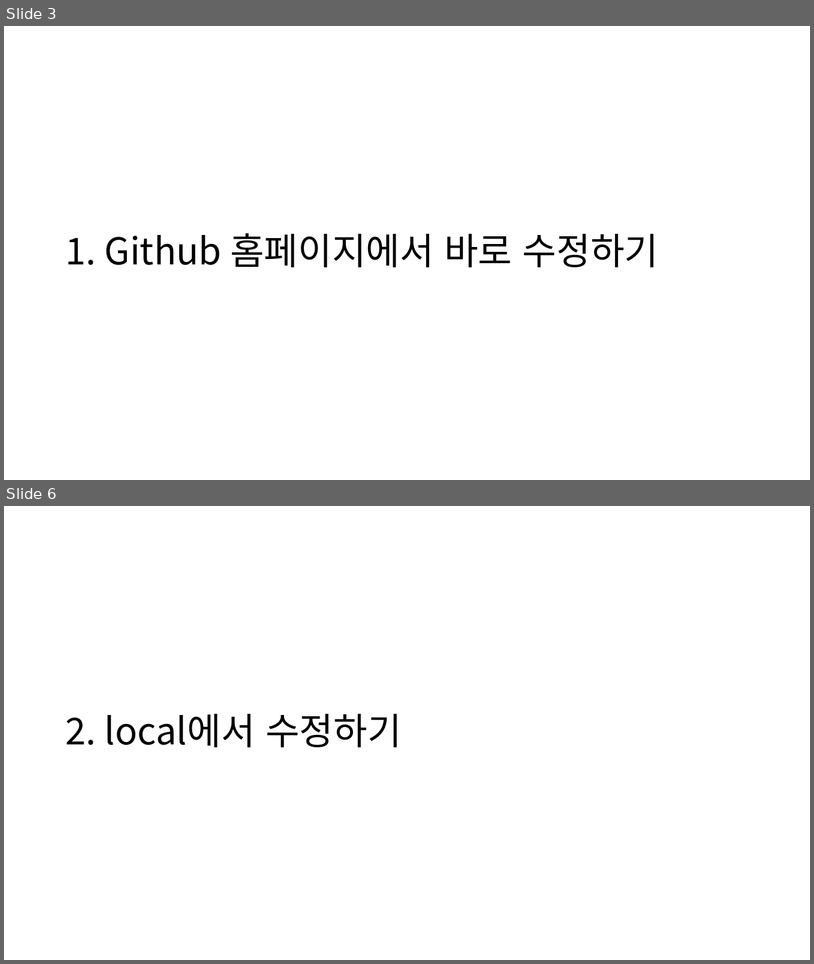
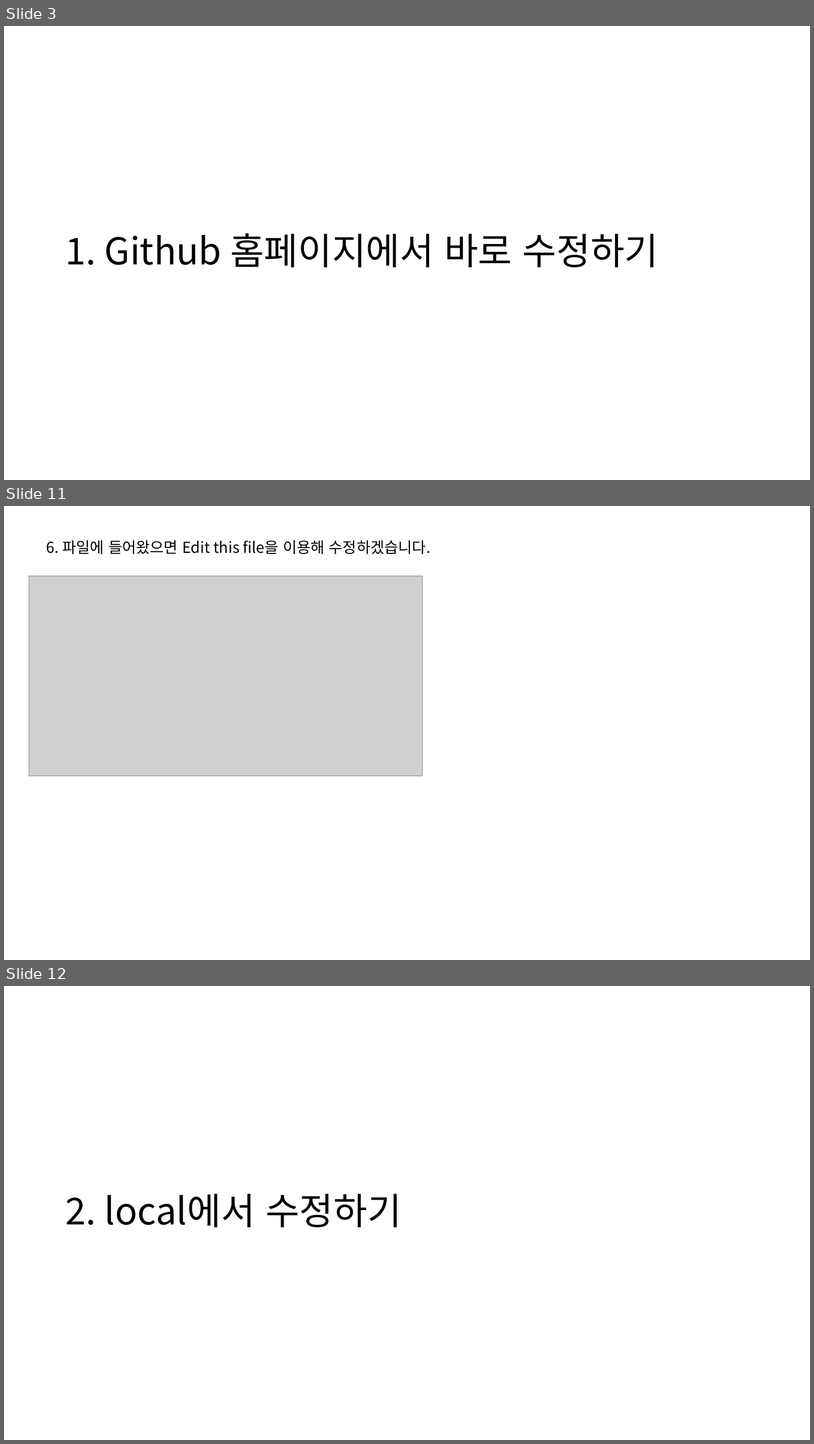
Before and after one commit to SNU-BDA-Lab/SNU-BDA-Lab.github.io, a slide deck: How_To_Use_Github_pages.pptx. Shown one above the other, each under a label of ours: slides 3 and 6 before the commit, slides 3, 11 and 12 after it; the slides between them are not shown. The pictures are 814x964 and 814x1444 pixels, drawn with LibreOffice and Linux fonts; fonts in the diff are those of the drawing; grey boxes stand for pictures. Boxes give left, top, right and bottom in pixels: in the first picture for what was removed or moved away, otherwise in the second. Text is boxed around its words. In the diff, an @@ line names an element or a change of style, - is before the commit and + after.

```diff
--- a/How_To_Use_Github_pages.pptx
+++ b/How_To_Use_Github_pages.pptx
@@ slide 11 added at [4,506,810,960], background #FFFFFF @@
@@ text added at [47,540,431,554], 18 pt, text #000000 @@
+6. 파일에 들어왔으면 Edit this file을 이용해 수정하겠습니다.
@@ picture added at [29,576,423,776] @@
@@ what was slide 6 is now slide 12 @@
```
Also in this commit, not shown: 2 slides changed, 6 other slides added, 1 slide removed, 1 other file.
